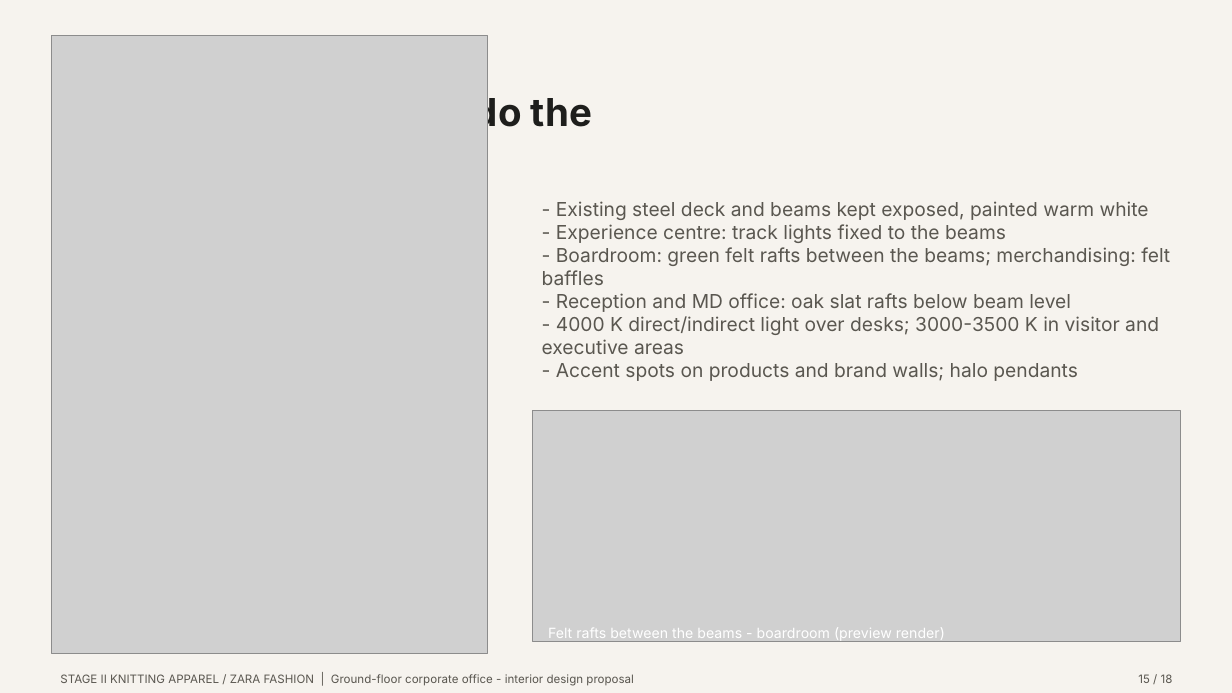
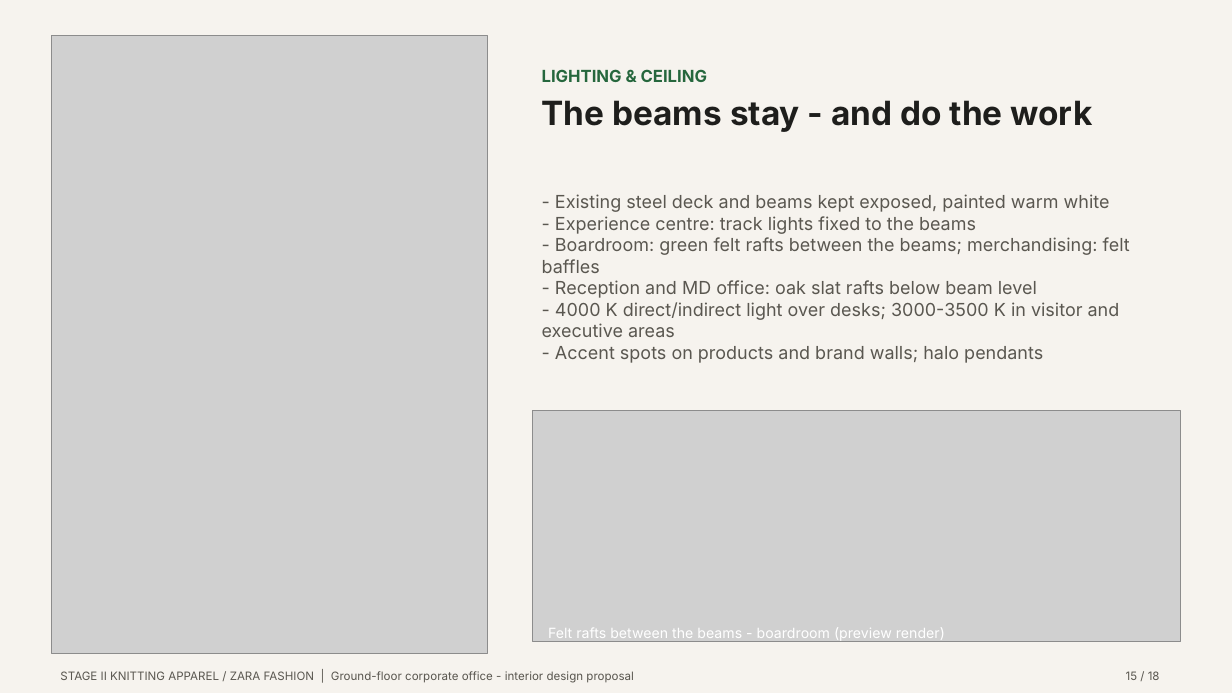
Before and after one commit to i-m-r-a-n/Practice01, a slide deck: slide 15 of GARMENT_OFFICE_FINAL_PRESENTATION/03_PRESENTATION/Garment_Office_Design_Pitch.pptx. Drawn at 1232x693 pixels with LibreOffice and Linux fonts; fonts in the diff are those of the drawing; grey boxes stand for pictures. Boxes give left, top, right and bottom in pixels: in the first picture for what was removed or moved away, otherwise in the second. Text is boxed around its words. In the diff, an @@ line names an element or a change of style, - is before the commit and + after.

```diff
--- a/GARMENT_OFFICE_FINAL_PRESENTATION/03_PRESENTATION/Garment_Office_Design_Pitch.pptx
+++ b/GARMENT_OFFICE_FINAL_PRESENTATION/03_PRESENTATION/Garment_Office_Design_Pitch.pptx
@@ text "The beams stay - and ...": place and size @@
-text "The beams stay - and ..." at box(474, 93, 592, 135)
+text "The beams stay - and ..." at box(542, 100, 1093, 132)
@@ text "The beams stay - and ..." at box(542, 100, 1093, 132): size 30 to 26 pt @@
@@ text added at box(542, 69, 707, 82), 13 pt, text #26673D, bold @@
+LIGHTING & CEILING
@@ text "- Existing steel deck and ..." at box(542, 194, 1130, 363): size 15 to 14 pt @@
@@ text "15 / 18": place and size @@
-text "15 / 18" at box(1138, 674, 1173, 683)
+text "15 / 18" at box(1126, 671, 1160, 680)
```
Also in this commit, not shown: 17 other slides changed, 40 other files.
